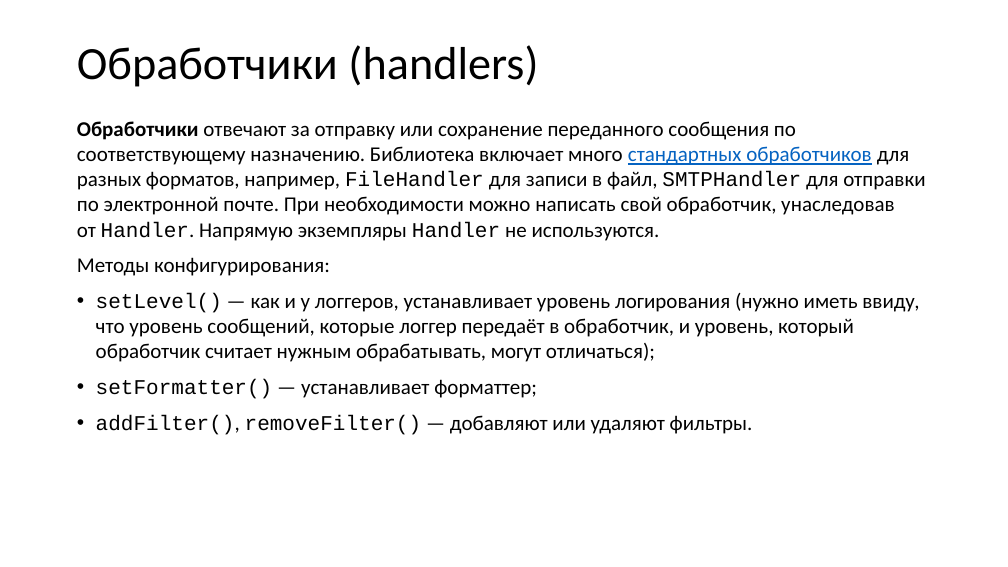
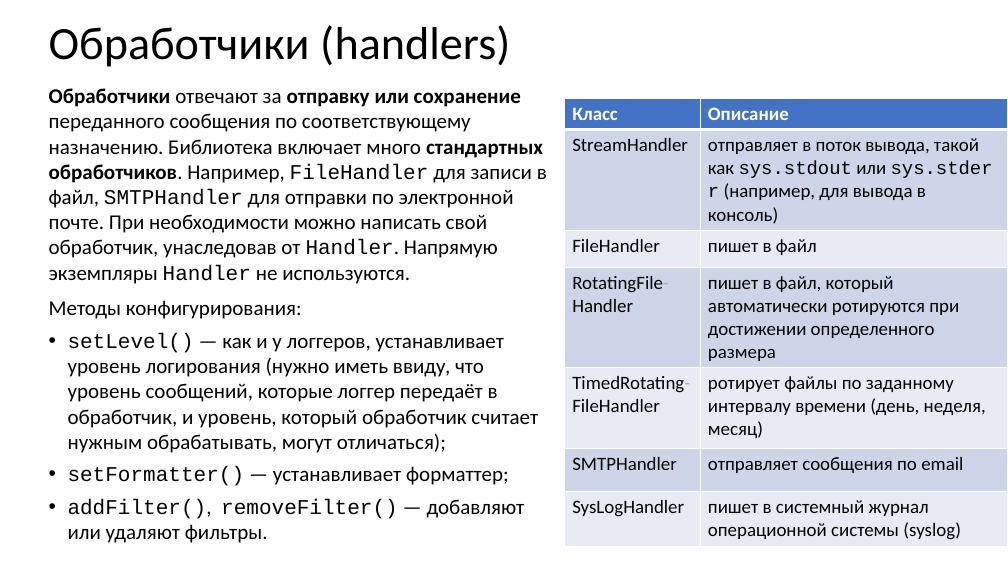
Before and after one commit to xtrueman/prog_instruments, a slide deck: slide 29 of presentations/Logging.pptx. Drawn at 1008x567 pixels with LibreOffice and Linux fonts; fonts in the diff are those of the drawing. Boxes give left, top, right and bottom in pixels: in the first picture for what was removed or moved away, otherwise in the second. Text is boxed around its words. In the diff, an @@ line names an element or a change of style, - is before the commit and + after.

```diff
--- a/presentations/Logging.pptx
+++ b/presentations/Logging.pptx
@@ title "Обработчики (handlers)": place and size @@
-title "Обработчики (handlers)" at [77,45,538,87]
+title "Обработчики (handlers)" at [49,25,510,67]
@@ text "Обработчики отвечают за отправку или ...": place and size @@
-text "Обработчики отвечают за отправку или ..." at [77,121,925,435]
+text "Обработчики отвечают за отправку или ..." at [49,88,547,543]
@@ text at [49,88,547,284]: text changed @@
-Обработчики отвечают за отправку или сохранение переданного сообщения по соответствующему назначению. Библиотека включает много стандартных обработчиков для разных форматов, например, FileHandler для записи в файл, SMTPHandler для отправки по электронной почте. При необходимости можно написать свой обработчик, унаследовав от Handler. Напрямую экземпляры Handler не используются.
+Обработчики отвечают за отправку или сохранение переданного сообщения по соответствующему назначению. Библиотека включает много стандартных обработчиков. Например, FileHandler для записи в файл, SMTPHandler для отправки по электронной почте. При необходимости можно написать свой обработчик, унаследовав от Handler. Напрямую экземпляры Handler не используются.
@@ table added at [565,98,1008,544], 7 rows, 2 columns @@
+Класс | Описание
+StreamHandler | отправляет в поток вывода, такой как sys.stdout или sys.stderr (например, для вывода в консоль)
+FileHandler | пишет в файл
+RotatingFile- Handler | пишет в файл, который автоматически ротируются при достижении определенного размера
+TimedRotating-FileHandler | ротирует файлы по заданному интервалу времени (день, неделя, месяц)
+SMTPHandler | отправляет сообщения по email
+SysLogHandler | пишет в системный журнал операционной системы (syslog)
@@ text at [68,333,538,543]: less space between paragraphs @@
```
Also in this commit, not shown: 20 other slides changed, 11 slides added, 1 other file.
